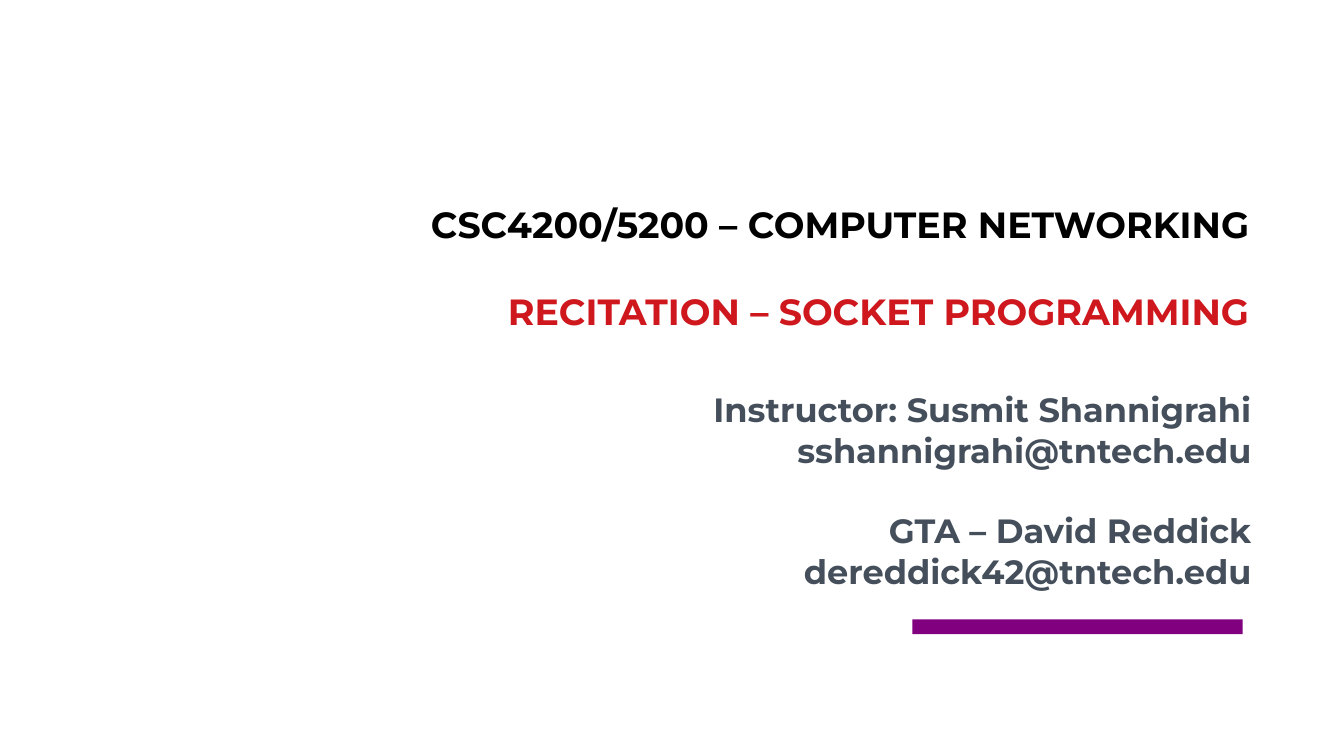
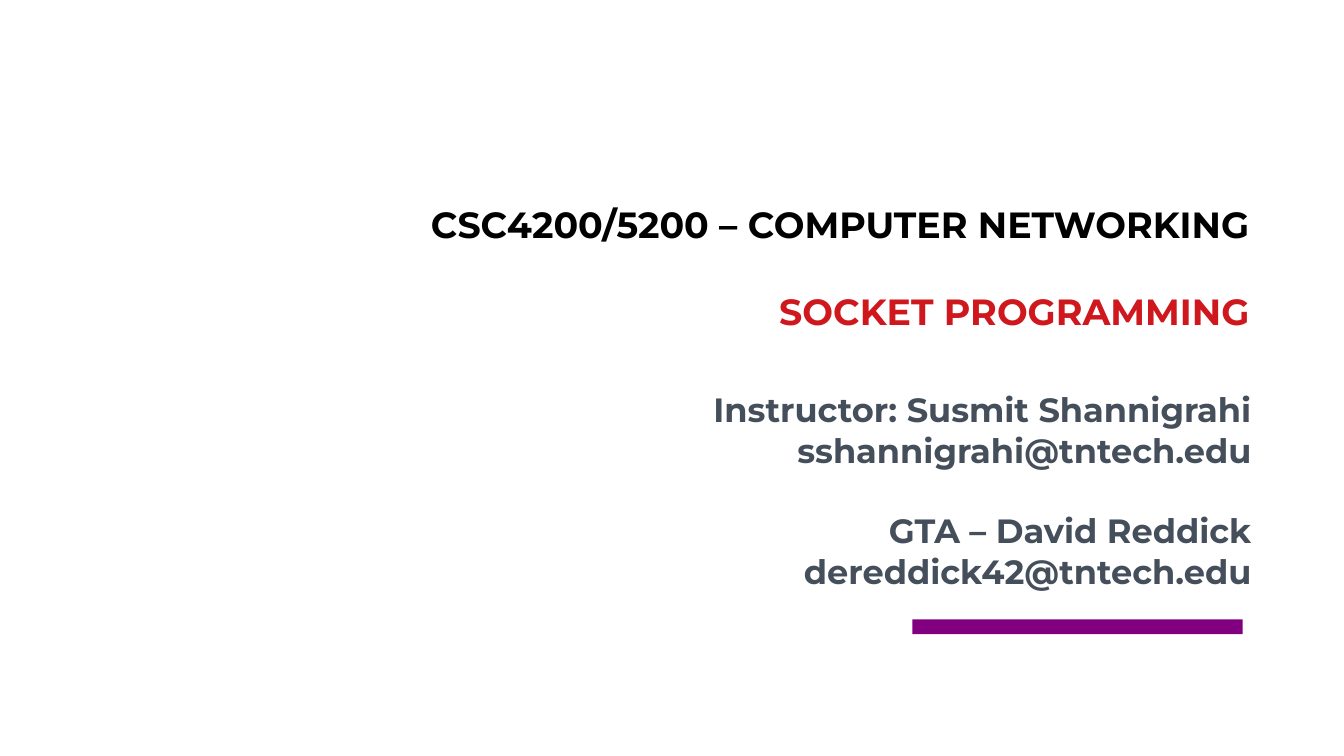
Before and after one commit to csc4200/csc4200.github.io, a slide deck: slide 1 of docs/lectures_source/recitation-1.odp. Drawn at 1344x756 pixels with LibreOffice and Linux fonts; fonts in the diff are those of the drawing; background and template pictures are left out. Boxes give left, top, right and bottom in pixels: in the first picture for what was removed or moved away, otherwise in the second. Text is boxed around its words. In the diff, an @@ line names an element or a change of style, - is before the commit and + after.

```diff
--- a/docs/lectures_source/recitation-1.odp
+++ b/docs/lectures_source/recitation-1.odp
@@ text at [779, 299, 1249, 326]: text changed @@
-RECITATION – SOCKET PROGRAMMING
+SOCKET PROGRAMMING
```
Also in this commit, not shown: 1 other slide changed, 6 slides added, 2 slides removed, 16 other files.
